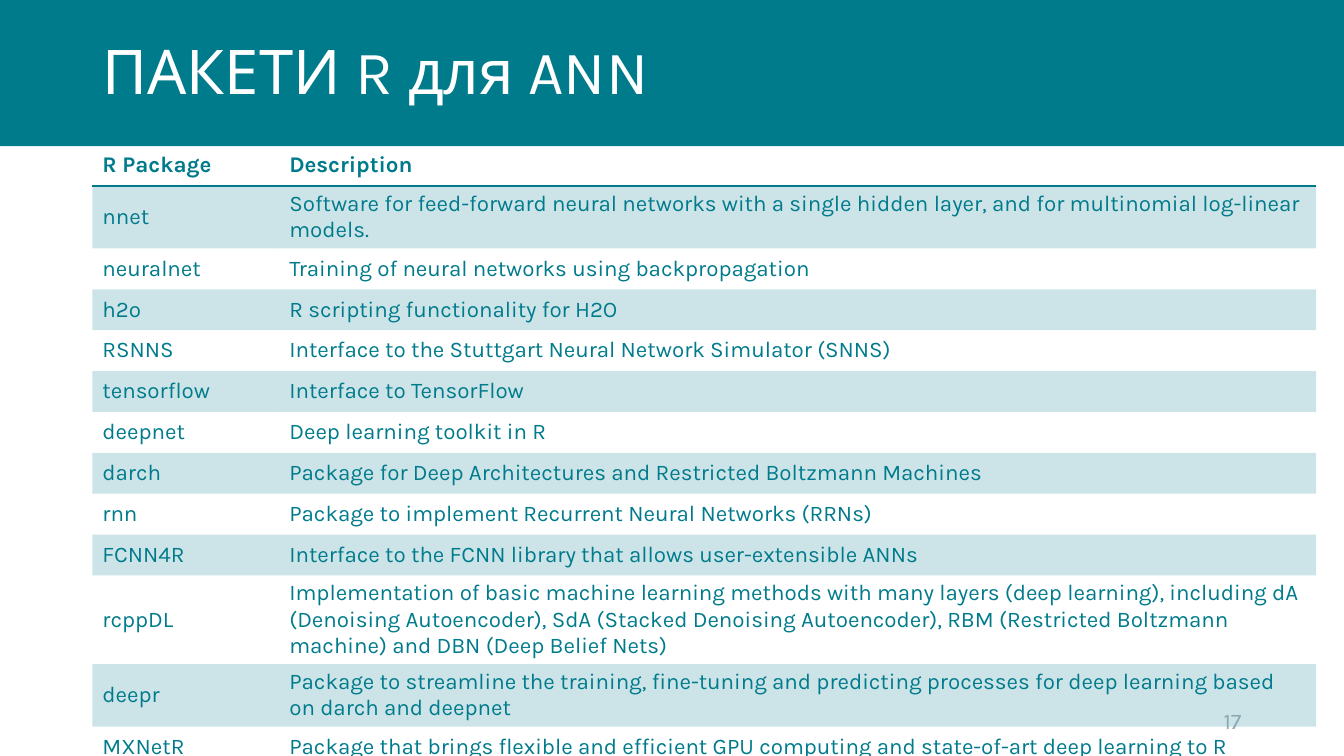
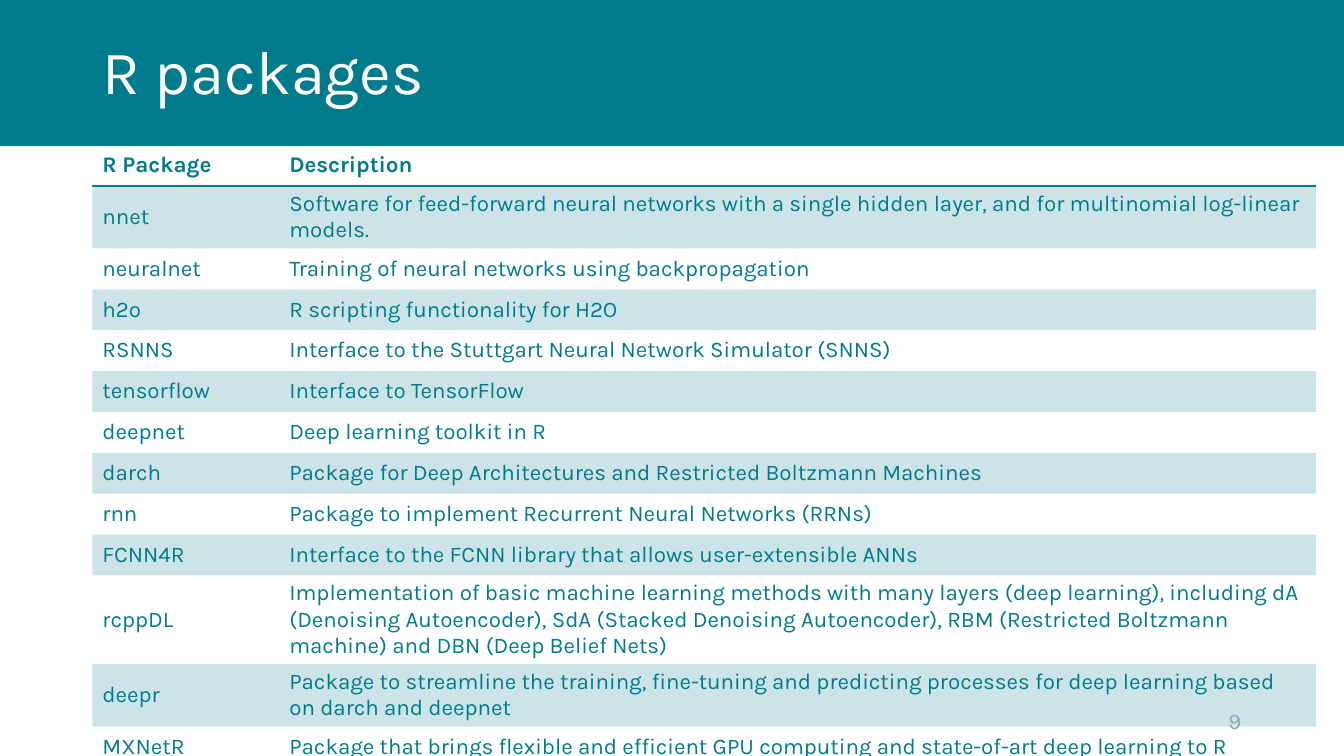
Before and after one commit to kleban/r-course-eng, a slide deck: slide 9 of pptx/071_Neural_Networks.pptx (slide 17 before the commit). Drawn at 1344x756 pixels with LibreOffice and Linux fonts; fonts in the diff are those of the drawing; background and template pictures are left out. Boxes give left, top, right and bottom in pixels: in the first picture for what was removed or moved away, otherwise in the second. Text is boxed around its words. In the diff, an @@ line names an element or a change of style, - is before the commit and + after.

```diff
--- a/pptx/071_Neural_Networks.pptx
+++ b/pptx/071_Neural_Networks.pptx
@@ title at [102,52,424,109]: text changed @@
-ПАКЕТИ R для ANN
+R packages
@@ page number at [1228,715,1241,736]: text changed @@
-17
+9
```
Also in this commit, not shown: 1 other slide changed, 6 slides added, 15 slides removed, 5 other files.
